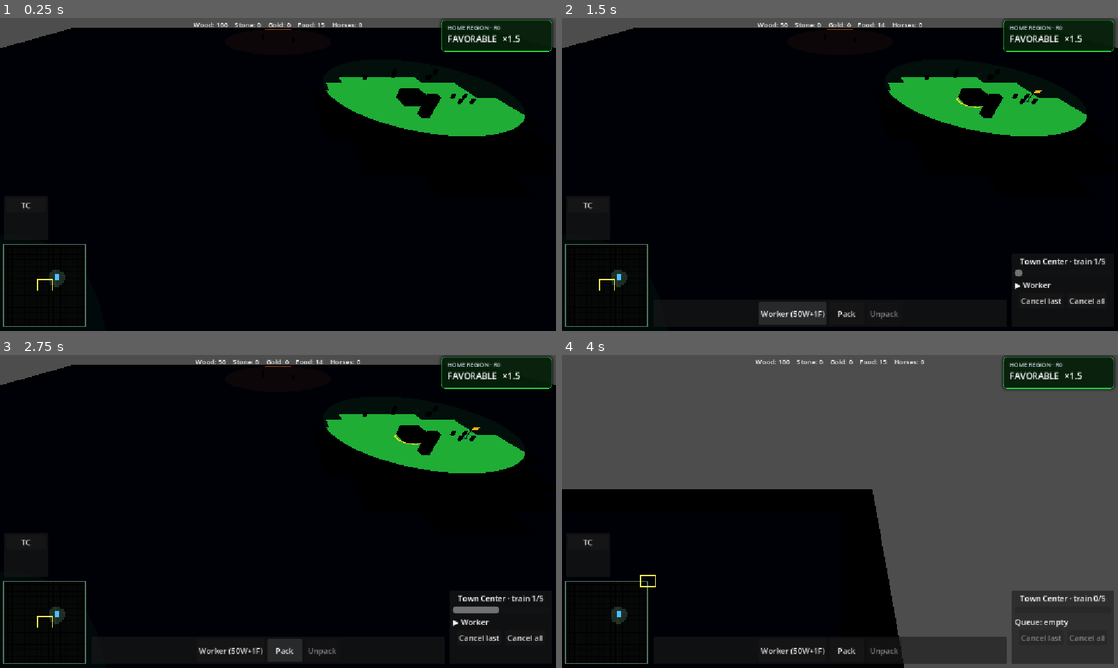
Above: before the commit, frames 1-4 (two rows, left to right).
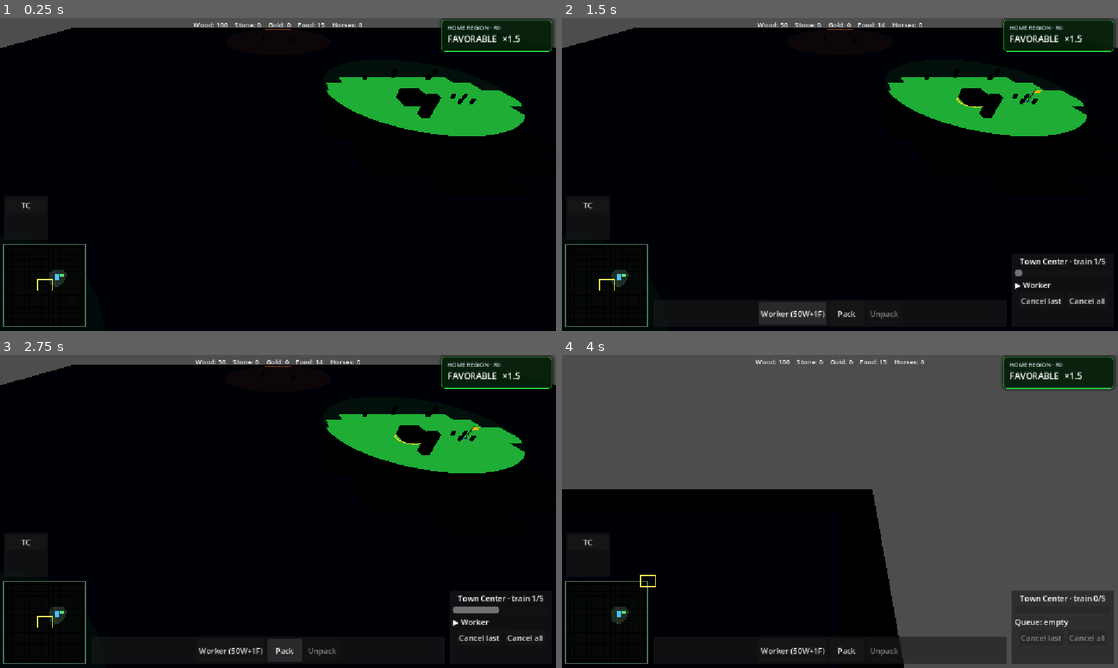
Above: after the commit, the same moments.

Repository: Ferrum-t/RTS-Game
Game: Godot game, scene res://Scenes/World/World.tscn
Same seed, same stepped clock (60 frames per second), same inputs: the game is played once before the commit and once after it.
Inputs (mouse positions are in pixels of both pictures, inside the frame that each line leads up to):
- Up to frame 1 (0.25 s): no input
- Up to frame 2 (1.5 s): click "TC" at 0.5 s; click "Worker (50W+1F)" at 1.25 s
- Up to frame 3 (2.75 s): click "Pack" at 2 s
- Up to frame 4 (4 s): click "Cancel last" at 2.75 s; drag from (606, 621) to (895, 442) at 3.52 s

The runs differ from the first frame. In frame 1, 0.4% of the frame differs, in the area x 10-94%, y 18-83%; in frame 2, 0.4%; in frame 3, 0.4%; in frame 4, less than 0.1%.
Error before the commit: Parse Error: Function "update_return()" not found in base self. (res://Scripts/Units/BaseUnit.gd:130)

Commit message:
M23.1: FIX restore full BaseUnit.gd (was truncated) + building projectiles

Diff:
--- a/Scripts/Units/BaseUnit.gd
+++ b/Scripts/Units/BaseUnit.gd
@@ -185,10 +185,12 @@
 			current_order = Order.none()
 			velocity = Vector3.ZERO
 			unit_state = UnitState.IDLE
+			# M18-C — immediate re-acquire if another enemy is still in radius (no 0.4s idle wait).
 			_try_reacquire_after_kill()
 		_: pass
 
 
+## M18-C — after kill/lost, snap to next unit in ACQUIRE_RADIUS if any.
 func _try_reacquire_after_kill() -> void:
 	if unit_state != UnitState.IDLE:
 		return
@@ -262,3 +264,346 @@
 	velocity = Vector3.ZERO
 	current_order = Order.none()
 	unit_state = UnitState.IDLE
+
+func update_return(delta: float) -> void:
+	if return_target != null and is_instance_valid(return_target):
+		if return_target.get("is_destroyed") == true: return_target = null
+		elif return_target.get("health") != null and int(return_target.health) <= 0: return_target = null
+		elif return_target.get("team_id") != null and int(return_target.team_id) != team_id: return_target = null
+		elif "is_constructed" in return_target and return_target.is_constructed == false: return_target = null
+	else:
+		return_target = null
+	if return_target == null:
+		var bm := get_node_or_null("/root/BuildingManager")
+		if bm: return_target = bm.get_nearest_town_center(global_position, team_id)
+		if return_target == null:
+			print(name, " — no own-team Town Center found, keeping inventory")
+			unit_state = UnitState.IDLE
+			velocity = Vector3.ZERO
+			return
+	var distance := global_position.distance_to(return_target.global_position)
+	if distance > deposit_distance:
+		var to_tc := return_target.global_position - global_position
+		to_tc.y = 0.0
+		var approach := return_target.global_position
+		if to_tc.length() > 0.1:
+			approach = return_target.global_position - to_tc.normalized() * 0.5
+		approach.y = 0.0
+		movement.ensure_moving_to(approach, APPROACH_RETARGET_DIST)
+		movement.update(delta)
+		return
+	velocity = Vector3.ZERO
+	var deposited_wood: int = inventory.wood
+	var deposited_stone: int = inventory.stone
+	var deposited_gold: int = inventory.gold
+	var deposited_food: int = inventory.food
+	var deposited_horses: int = inventory.horses
+	inventory.clear()
+	var rm := get_node_or_null("/root/ResourceManager")
+	if rm:
+		rm.add_wood(deposited_wood, team_id)
+		rm.add_stone(deposited_stone, team_id)
+		rm.add_gold(deposited_gold, team_id)
+		rm.add_food(deposited_food, team_id)
+		rm.add_horses(deposited_horses, team_id)
+	print(name, " deposited W:", deposited_wood, " S:", deposited_stone, " H:", deposited_horses, " at ", return_target.name)
+	return_target = null
+	if harvest_target != null and is_instance_valid(harvest_target):
+		if harvest: harvest.reset()
+		if movement: movement.cancel()
+		unit_state = UnitState.HARVESTING
+	else:
+		current_order = Order.none()
+		unit_state = UnitState.IDLE
+
+func take_damage(amount: int, source: Node = null) -> void:
+	if unit_state == UnitState.DEAD:
+		return
+	health = maxi(0, health - amount)
+	if health_bar:
+		health_bar.set_health(health)
+	if health <= 0:
+		die()
+		return
+	# M13 + M18-A — retaliate vs enemy BaseUnit when not building/repairing/already fighting.
+	_try_retaliate(source)
+
+
+## M16 — only IDLE auto-acquires nearest enemy in radius.
+func _try_idle_acquire(delta: float) -> void:
+	_acquire_timer -= delta
+	if _acquire_timer > 0.0:
+		return
+	_acquire_timer = ACQUIRE_SCAN_INTERVAL
+	if unit_state != UnitState.IDLE:
+		return
+	var enemy := _find_nearest_acquire_target()
+	if enemy == null:
+		return
+	replace_order_attack(enemy)
+	if OS.is_debug_build():
+		print(name, " ACQUIRE -> ", enemy.name)
+
+
+func _find_nearest_acquire_target() -> BaseUnit:
+	var best: BaseUnit = null
+	var best_dist_sq: float = ACQUIRE_RADIUS * ACQUIRE_RADIUS
+	for n in get_tree().get_nodes_in_group("Unit"):
+		if not (n is BaseUnit):
+			continue
+		var other: BaseUnit = n as BaseUnit
+		if other == self:
+			continue
+		if not is_instance_valid(other):
+			continue
+		if not TeamRules.can_attack(self, other):
+			continue
+		var d_sq: float = global_position.distance_squared_to(other.global_position)
+		if d_sq > best_dist_sq:
+			continue
+		best_dist_sq = d_sq
+		best = other
+	return best
+
+
+## M18-A — retaliate from IDLE / MOVING / HARVESTING / RETURNING (not BUILD/REPAIR/ATTACKING).
+func _try_retaliate(source: Node) -> void:
+	match unit_state:
+		UnitState.IDLE, UnitState.MOVING, UnitState.HARVESTING, UnitState.RETURNING:
+			pass
+		_:
+			return
+	if source == null or not is_instance_valid(source):
+		return
+	if not (source is BaseUnit):
+		return
+	var attacker := source as BaseUnit
+	if attacker == self:
+		return
+	if attacker.unit_state == UnitState.DEAD:
+		return
+	if int(attacker.team_id) == int(team_id):
+		return
+	# Same target already under attack — avoid order thrash.
+	if unit_state == UnitState.ATTACKING and attack_target == attacker:
+		return
+	replace_order_attack(attacker)
+	if OS.is_debug_build():
+		print(name, " RETALIATE -> ", attacker.name)
+
+
+func die() -> void:
+	unit_state = UnitState.DEAD
+	current_order = Order.none()
+	velocity = Vector3.ZERO
+	if movement: movement.cancel()
+	print(name, " died")
+	UnitManager.unregister_unit(self)
+	queue_free()
+
+func set_selected(value: bool) -> void:
+	selected = value
+	if _selection_ring != null and is_instance_valid(_selection_ring):
+		_selection_ring.visible = value
+
+func replace_order_move(pos: Vector3) -> void:
+	current_order = Order.new(Order.Type.MOVE, null, {"pos": pos})
+	move_target = pos
+	harvest_target = null
+	build_target = null
+	repair_target = null
+	attack_target = null
+	attack_building_target = null
+	return_target = null
+	_build_stuck_time = 0.0
+	if harvest: harvest.reset()
+	if movement: movement.set_target(pos)
+	unit_state = UnitState.MOVING
+
+func replace_order_harvest(resource: BaseResource) -> void:
+	if not can_gather: return
+	if resource == null or not is_instance_valid(resource): return
+	current_order = Order.new(Order.Type.HARVEST, resource)
+	harvest_target = resource
+	build_target = null
+	repair_target = null
+	attack_target = null
+	attack_building_target = null
+	return_target = null
+	_build_stuck_time = 0.0
+	if harvest: harvest.reset()
+	unit_state = UnitState.HARVESTING
+
+func replace_order_attack(enemy: BaseUnit) -> void:
+	if enemy == null or not is_instance_valid(enemy): return
+	current_order = Order.new(Order.Type.ATTACK, enemy)
+	attack_target = enemy
+	attack_building_target = null
+	harvest_target = null
+	build_target = null
+	repair_target = null
+	return_target = null
+	_build_stuck_time = 0.0
+	if harvest: harvest.reset()
+	unit_state = UnitState.ATTACKING
+
+func replace_order_attack_building(building: BaseBuilding) -> void:
+	if building == null or not is_instance_valid(building): return
+	current_order = Order.new(Order.Type.ATTACK_BUILDING, building)
+	attack_building_target = building
+	attack_target = null
+	harvest_target = null
+	build_target = null
+	repair_target = null
+	return_target = null
+	_build_stuck_time = 0.0
+	_siege_in_range = false
+	_siege_stuck_time = 0.0
+	_siege_last_pos = global_position
+	_building_attack_timer = 0.0
+	if harvest: harvest.reset()
+	unit_state = UnitState.ATTACKING
+
+func replace_order_build(building: BaseBuilding) -> void:
+	if building == null or not is_instance_valid(building): return
+	if not (self is Worker):
+		print(name, " cannot BUILD (not a Worker)")
+		return
+	if unit_state == UnitState.BUILDING and build_target == building: return
+	current_order = Order.new(Order.Type.BUILD, building)
+	build_target = building
+	repair_target = null
+	harvest_target = null
+	attack_target = null
+	attack_building_target = null
+	return_target = null
+	_build_stuck_time = 0.0
+	_build_last_pos = global_position
+	if harvest: harvest.reset()
+	unit_state = UnitState.BUILDING
+	print(name, " -> BUILD ", building.name)
+
+func replace_order_repair(building: BaseBuilding) -> void:
+	if building == null or not is_instance_valid(building): return
+	if not (self is Worker):
+		print(name, " cannot REPAIR (not a Worker)")
+		return
+	if not building.is_constructed or building.health >= building.max_health: return
+	if unit_state == UnitState.REPAIRING and repair_target == building: return
+	current_order = Order.new(Order.Type.REPAIR, building)
+	repair_target = building
+	build_target = null
+	harvest_target = null
+	attack_target = null
+	attack_building_target = null
+	return_target = null
+	_build_stuck_time = 0.0
+	_build_last_pos = global_position
+	if harvest: harvest.reset()
+	unit_state = UnitState.REPAIRING
+	print(name, " -> REPAIR ", building.name)
+
+func _build_stand_dist(site: BaseBuilding) -> float:
+	var he: float = 2.2
+	if "nav_half_extents" in site:
+		var v: Vector3 = site.nav_half_extents
+		he = maxf(v.x, v.z)
+	return maxf(BUILD_STAND_DIST, he + BUILD_FOOTPRINT_MARGIN)
+
+func update_building(delta: float) -> void:
+	var site := build_target
+	if site == null or not is_instance_valid(site) or site.is_destroyed or site.health <= 0:
+		_clear_build("site lost")
+		return
+	if site.is_constructed:
+		_clear_build("already ready")
+		return
+	var stand_dist: float = _build_stand_dist(site)
+	var to_s := site.global_position - global_position
+	to_s.y = 0.0
+	var dist := to_s.length()
+	var moved := global_position.distance_to(_build_last_pos)
+	_build_last_pos = global_position
+	if moved < 0.04: _build_stuck_time += delta
+	else: _build_stuck_time = 0.0
+	var in_range: bool = dist <= stand_dist
+	if not in_range and _build_stuck_time > 0.7 and dist <= stand_dist + 2.0:
+		in_range = true
+	if not in_range:
+		var stand := site.global_position
+		if dist > 0.01:
+			stand = site.global_position - to_s.normalized() * (stand_dist * 0.92)
+		stand.y = 0.0
+		if movement:
+			movement.ensure_moving_to(stand, APPROACH_RETARGET_DIST)
+			movement.update(delta)
+		return
+	if movement and movement.status == MovementComponent.Status.MOVING: movement.cancel()
+	velocity = Vector3.ZERO
+	var bt: float = maxf(site.build_time_sec, 0.1)
+	var done: bool = site.add_construction_progress(delta / bt)
+	if done:
+		print(name, " finished BUILD ", site.name)
+		_clear_build("complete")
+
+func update_repairing(delta: float) -> void:
+	var site := repair_target
+	if site == null or not is_instance_valid(site) or site.is_destroyed or site.health <= 0:
+		_clear_repair("site lost")
+		return
+	if not site.is_constructed:
+		_clear_repair("not ready")
+		return
+	if site.health >= site.max_health:
+		print(name, " finished REPAIR ", site.name)
+		_clear_repair("complete")
+		return
+	var stand_dist: float = _build_stand_dist(site)
+	var to_s := site.global_position - global_position
+	to_s.y = 0.0
+	var dist := to_s.length()
+	var moved := global_position.distance_to(_build_last_pos)
+	_build_last_pos = global_position
+	if moved < 0.04: _build_stuck_time += delta
+	else: _build_stuck_time = 0.0
+	var in_range: bool = dist <= stand_dist
+	if not in_range and _build_stuck_time > 0.7 and dist <= stand_dist + 2.0:
+		in_range = true
+	if not in_range:
+		var stand := site.global_position
+		if dist > 0.01:
+			stand = site.global_position - to_s.normalized() * (stand_dist * 0.92)
+		stand.y = 0.0
+		if movement:
+			movement.ensure_moving_to(stand, APPROACH_RETARGET_DIST)
+			movement.update(delta)
+		return
+	if movement and movement.status == MovementComponent.Status.MOVING: movement.cancel()
+	velocity = Vector3.ZERO
+	var repaired: bool = false
+	if site.has_method("add_repair_progress"):
+		repaired = site.add_repair_progress(delta, self)
+	elif site.has_method("apply_repair"):
+		repaired = site.apply_repair(delta, self)
+	else:
+		var rate: float = 25.0
+		site.health = mini(site.max_health, site.health + int(rate * delta))
+		if site.health_bar: site.health_bar.set_health(site.health)
+		repaired = site.health >= site.max_health
+	if repaired or site.health >= site.max_health:
+		print(name, " finished REPAIR ", site.name)
+		_clear_repair("complete")
+
+func _clear_build(reason: String) -> void:
+	build_target = null
+	_build_stuck_time = 0.0
+	velocity = Vector3.ZERO
+	current_order = Order.none()
+	unit_state = UnitState.IDLE
+
+func _clear_repair(reason: String) -> void:
+	repair_target = null
+	_build_stuck_time = 0.0
+	velocity = Vector3.ZERO
+	current_order = Order.none()
+	unit_state = UnitState.IDLE
